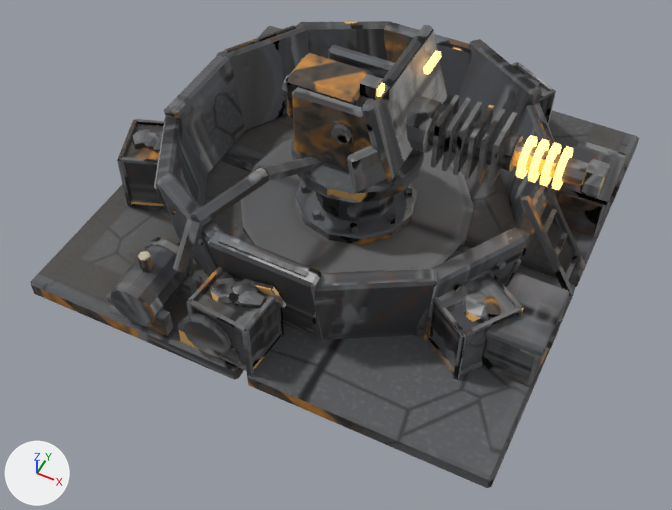
The Blender file art/models/vanguard.turret.blend as it was, and as the next commit left it.
The view is the same before and after, from a 50 mm lens placed at (0.596, -1.288, 1.459), pointed at (0.041, -0.178, 0.071). Every picture has the same lights, and +X, +Y and +Z are marked at lower left. The older version comes first.

Names of what the first picture shows: 'body'.
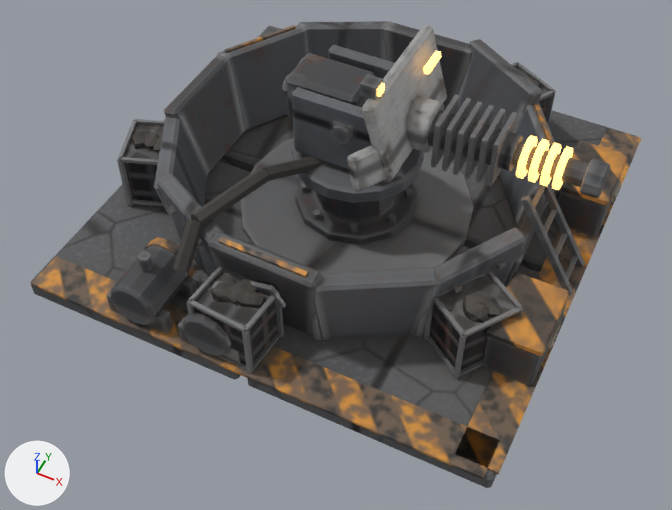
What differs and where, as boxes (x1, y1, x2, y2) in the pictures (672 x 510 px):
```json
{"object": "body", "change": "reshaped", "before": [31, 21, 639, 488], "after": [31, 21, 641, 488]}
{"part": 1, "of": "me_body", "change": "added", "after": [455, 128, 641, 475]}
{"part": 2, "of": "me_body", "change": "added", "after": [31, 256, 499, 479]}
{"part": 3, "of": "me_body", "change": "surface changed", "before": [31, 21, 639, 488], "after": [31, 21, 628, 488]}
```

Edits to the scene script, one JSON object a line:
```json
{"block": "me_body", "where": "# used by ob_body; location = (0.0, 0.0, 0.0); scale = (0.5, 0.5, 0.5)"}
{"op": "remove", "block": "me_body", "code": "me_body.from_pydata(...)  # 2408 vertices, 2086 faces; spans x -0.98..1.0, y -0.98..0.98, z -0.01..0.91"}
{"op": "add", "block": "me_body", "code": "me_body.from_pydata(...)  # 2424 vertices, 2098 faces; spans x -0.98..1.0, y -0.99..0.98, z -0.01..0.91"}
{"block": "me_body", "change": "me_body part 1: a new loose piece, a box spanning x 0.83..0.99, y -0.95..0.95, z 0.08..0.092, in mat_gun_nest"}
{"block": "me_body", "change": "me_body part 2: a new loose piece, a box spanning x -0.95..0.95, y -0.99..-0.83, z 0.08..0.092, in mat_gun_nest"}
{"block": "me_body", "change": "me_body part 3: 2060 kept faces spanning x -0.98..1.0, y -0.98..0.98, z -0.01..0.91 get new texture (UV) coordinates"}
```
